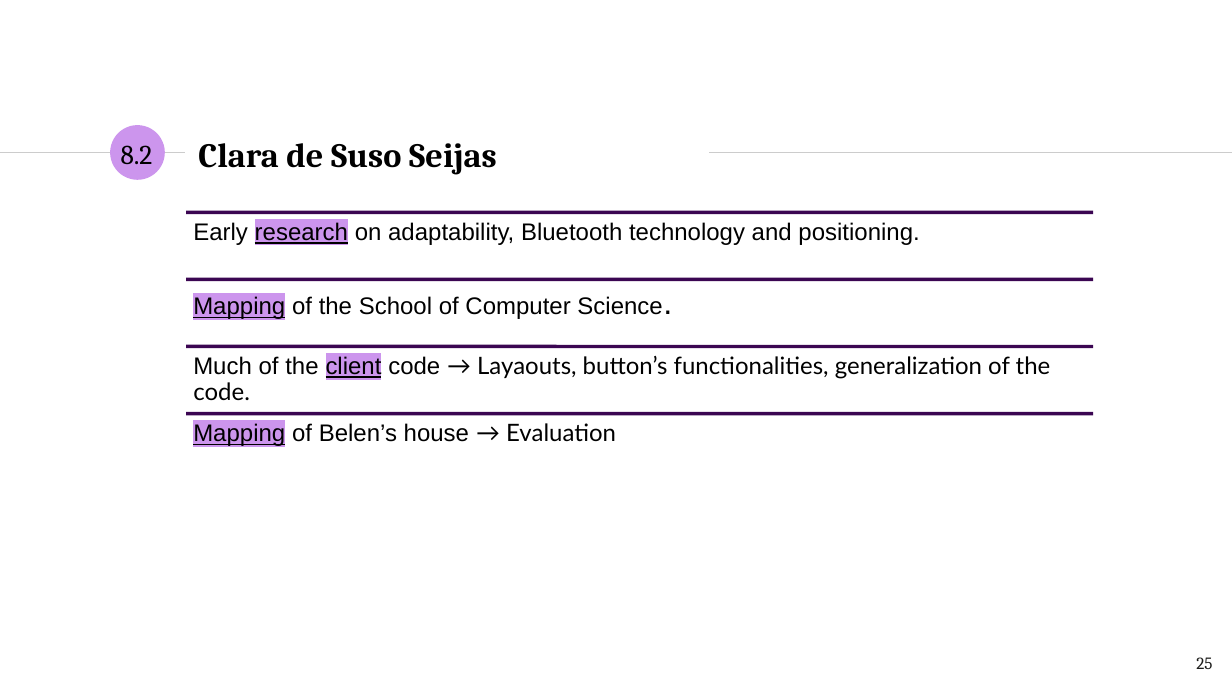
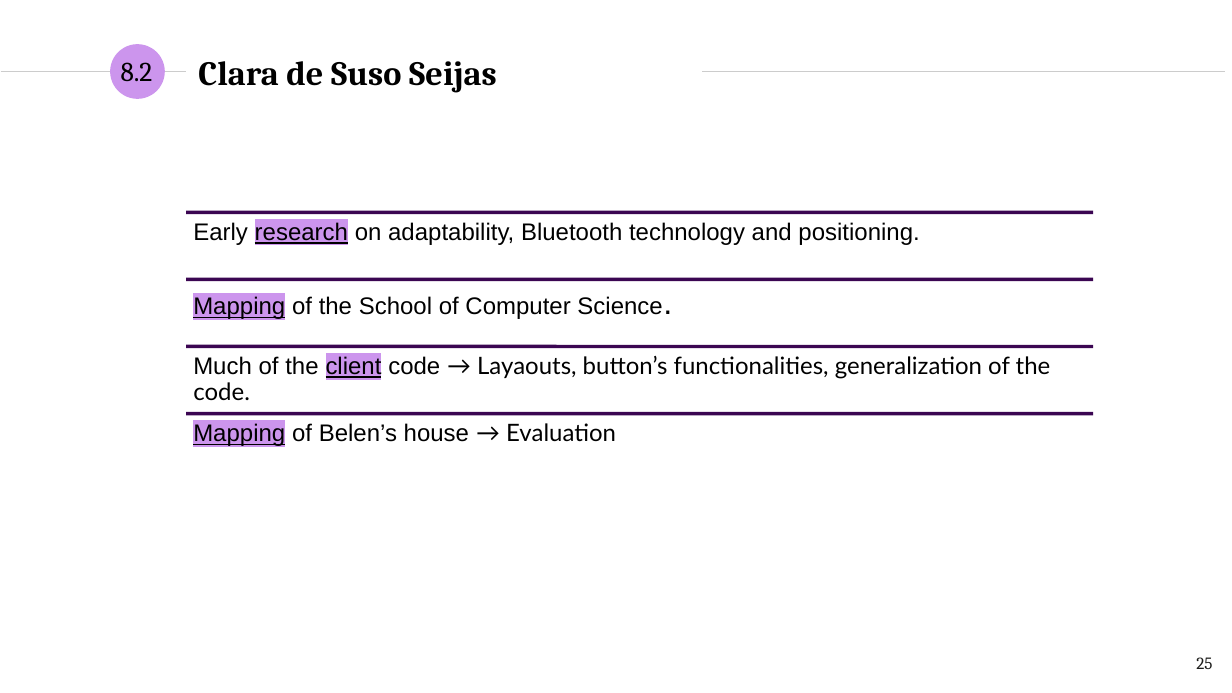
Before and after one commit to NILGroup/TFG-1920-DiscapacidadVisual, a slide deck: slide 25 of Defensa/presentaciónFinal_v2.pptx. Drawn at 1232x693 pixels with LibreOffice and Linux fonts; fonts in the diff are those of the drawing. Boxes give left, top, right and bottom in pixels: in the first picture for what was removed or moved away, otherwise in the second. Text is boxed around its words. In the diff, an @@ line names an element or a change of style, - is before the commit and + after.

```diff
--- a/Defensa/presentaciónFinal_v2.pptx
+++ b/Defensa/presentaciónFinal_v2.pptx
@@ 1 title, 1 text, 1 ellipse, 1 line: place and size @@
-1 title, 1 text, 1 ellipse, 1 line at box(0, 126, 497, 180)
+1 title, 1 text, 1 ellipse, 1 line at box(1, 44, 497, 99)
@@ line moved from (710, 153) - (1232, 153) to (702, 71) - (1225, 71) @@
```
Also in this commit, not shown: 9 other slides changed.
